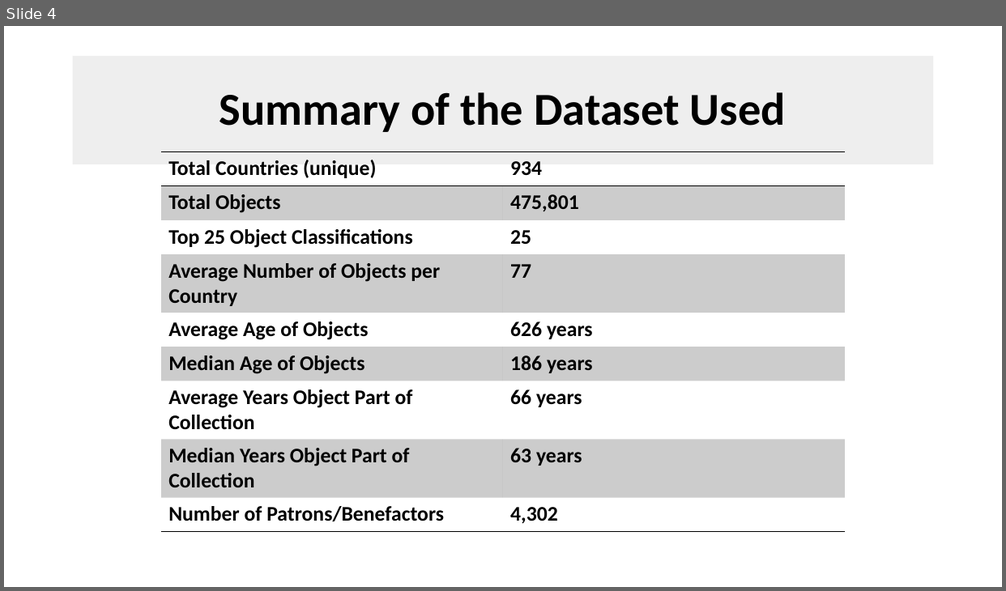
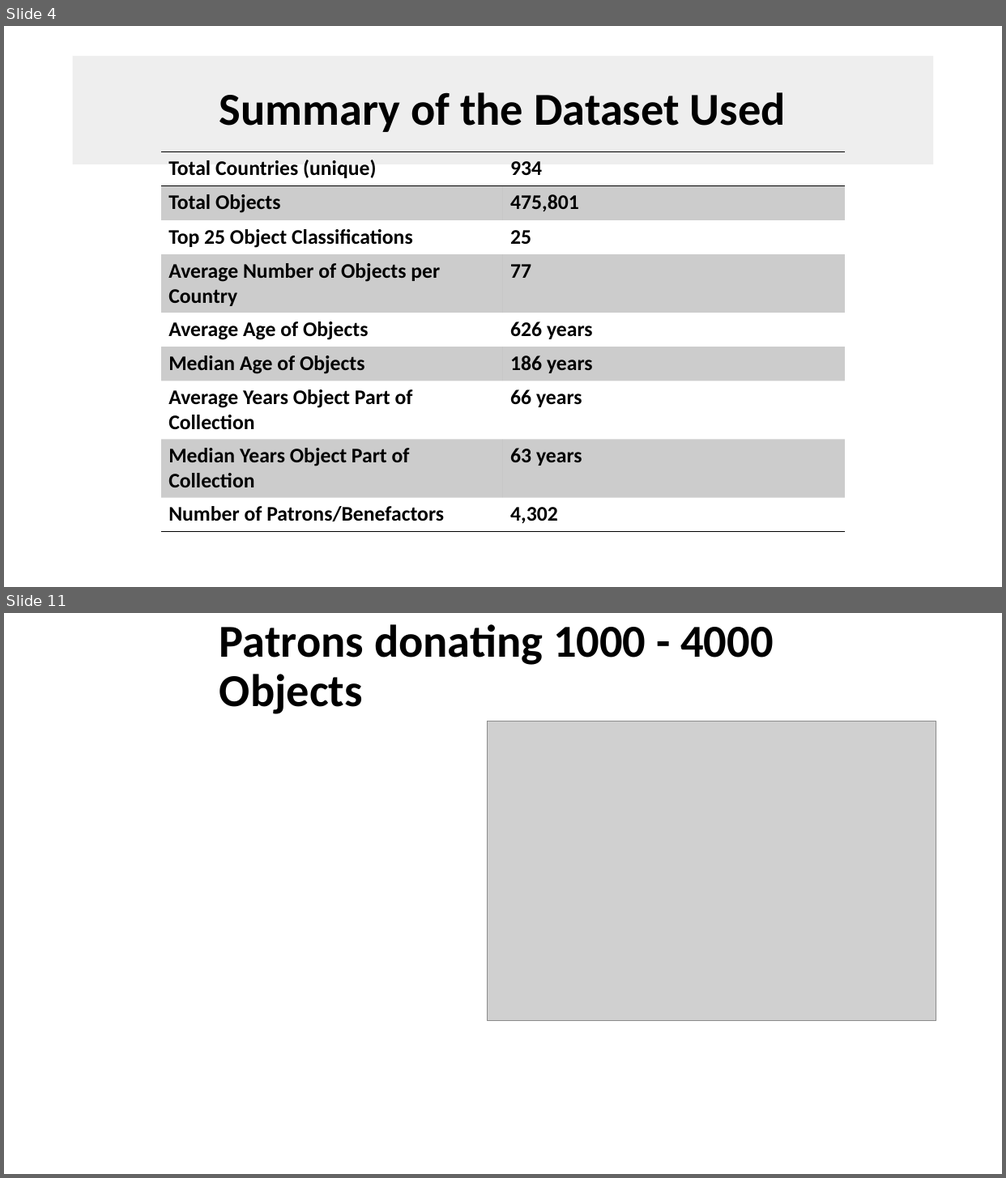
Before and after one commit to MtSopris/ProjectMet2, a slide deck: Analysis of th MET.pptx. Shown one above the other, each under a label of ours: slide 4 before the commit, slides 4 and 11 after it; the slides between them are not shown. The pictures are 1006x591 and 1006x1178 pixels, drawn with LibreOffice and Linux fonts; fonts in the diff are those of the drawing; grey boxes stand for pictures; background and template pictures are left out. Boxes give left, top, right and bottom in pixels: in the first picture for what was removed or moved away, otherwise in the second. Text is boxed around its words. In the diff, an @@ line names an element or a change of style, - is before the commit and + after.

```diff
--- a/Analysis of th MET.pptx
+++ b/Analysis of th MET.pptx
@@ slide 11 added at (x1=4, y1=613, x2=1002, y2=1174), background picture (left out) @@
@@ title added at (x1=219, y1=624, x2=773, y2=714), 44 pt, text #000000, bold @@
+Patrons donating 1000 - 4000 Objects
@@ picture added at (x1=488, y1=722, x2=937, y2=1021) @@
```
Also in this commit, not shown: 8 slides changed, 1 other slide added, 3 slides removed, 9 other files.
